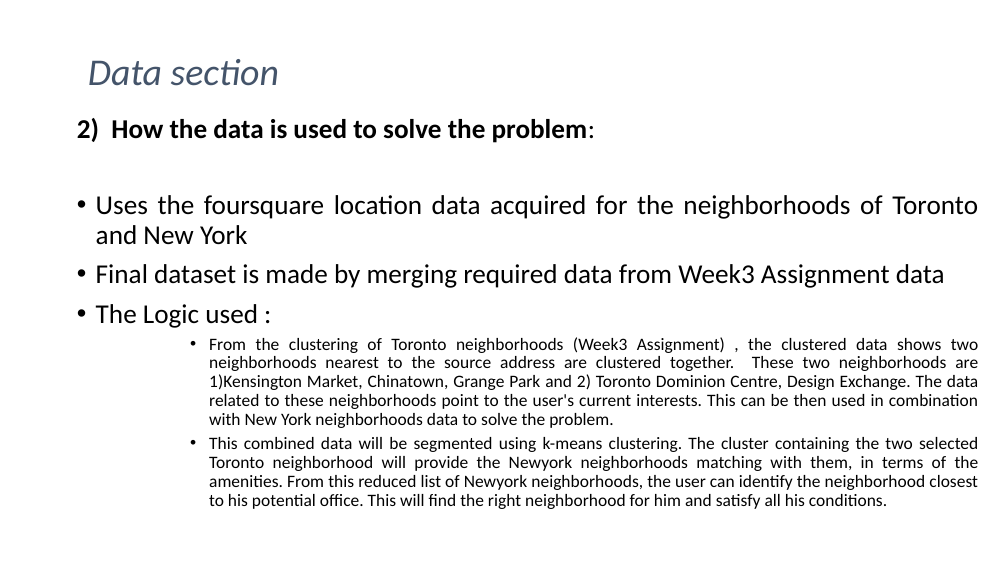
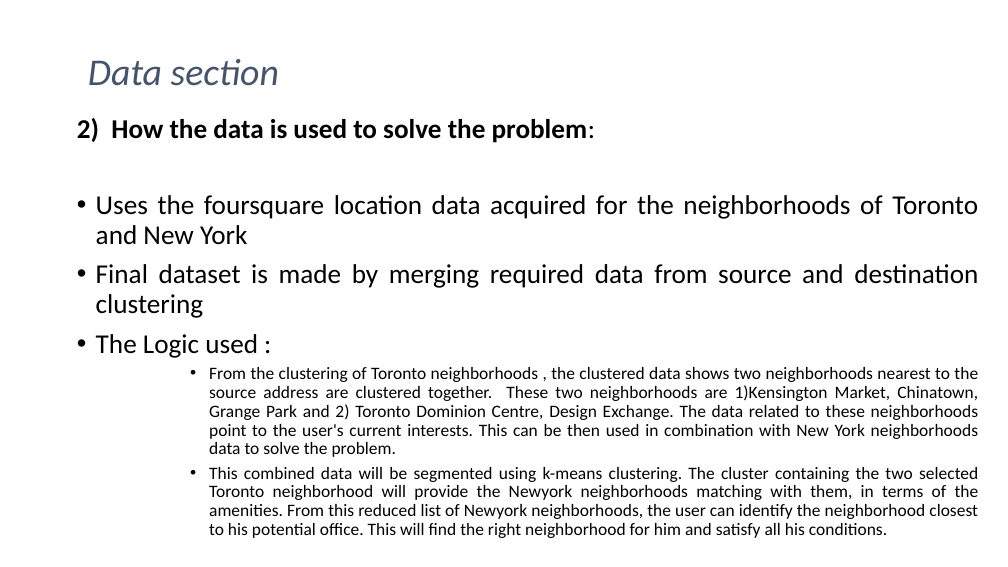
Before and after one commit to btho733/Belvin-Personal_Projects, a slide deck: slide 5 of Project05_DataScience_NeighborhoodLocatorApplication/Development_PPT.pptx. Drawn at 1008x567 pixels with LibreOffice and Linux fonts; fonts in the diff are those of the drawing. Boxes give left, top, right and bottom in pixels: in the first picture for what was removed or moved away, otherwise in the second. Text is boxed around its words. In the diff, an @@ line names an element or a change of style, - is before the commit and + after.

```diff
--- a/Project05_DataScience_NeighborhoodLocatorApplication/Development_PPT.pptx
+++ b/Project05_DataScience_NeighborhoodLocatorApplication/Development_PPT.pptx
@@ text at [96, 264, 978, 318]: text changed @@
-• Final dataset is made by merging required data from Week3 Assignment data
+• Final dataset is made by merging required data from source and destination clustering
@@ text at [209, 367, 979, 457]: text changed @@
-      • From the clustering of Toronto neighborhoods (Week3 Assignment) , the clustered data shows two neighborhoods nearest to the source address are clustered together. These two neighborhoods are 1)Kensington Market, Chinatown, Grange Park and 2) Toronto Dominion Centre, Design Exchange. The data related to these neighborhoods point to the user's current interests. This can be then used in combination with New York neighborhoods data to solve the problem.
+      • From the clustering of Toronto neighborhoods , the clustered data shows two neighborhoods nearest to the source address are clustered together. These two neighborhoods are 1)Kensington Market, Chinatown, Grange Park and 2) Toronto Dominion Centre, Design Exchange. The data related to these neighborhoods point to the user's current interests. This can be then used in combination with New York neighborhoods data to solve the problem.
```
Also in this commit, not shown: 1 other slide changed.
